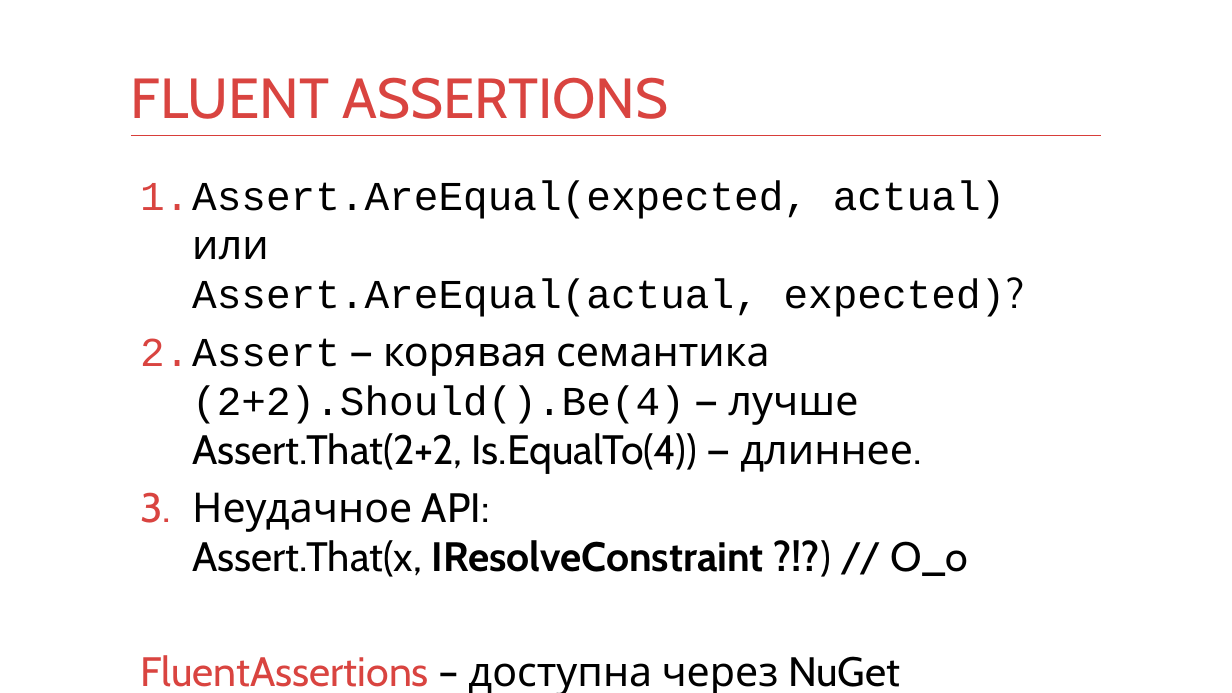
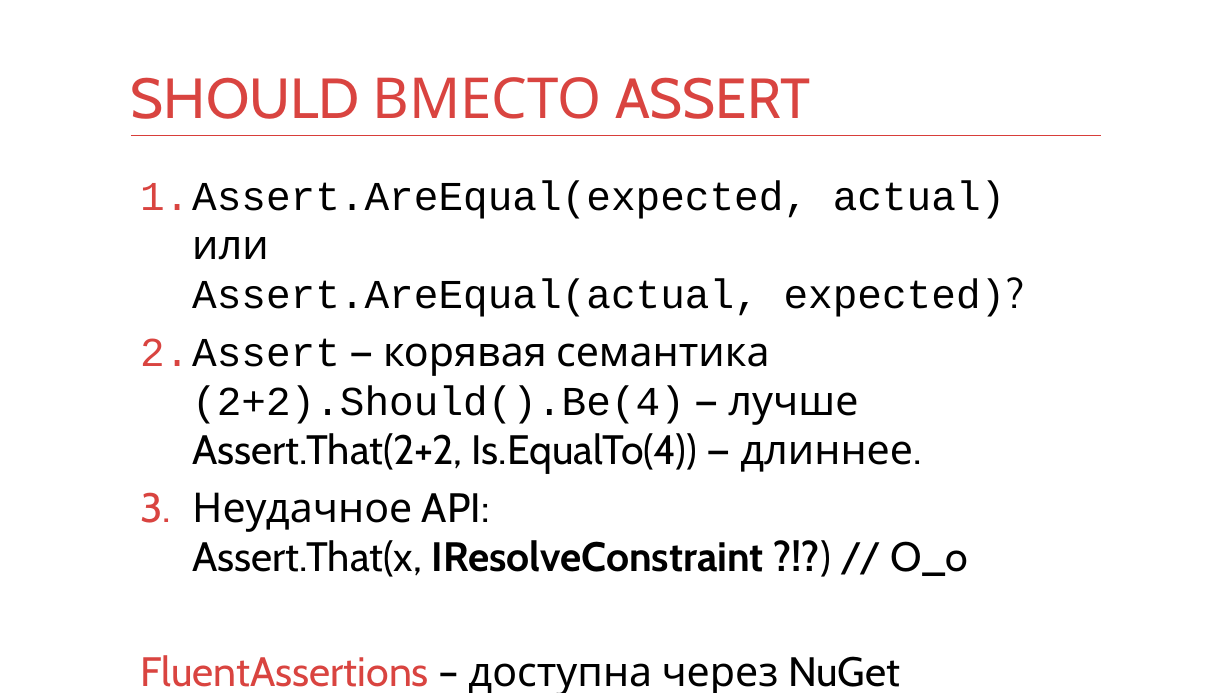
Before and after one commit to kontur-courses/testing, a slide deck: slide 23 of testing.pptx (slide 21 before the commit). Drawn at 1232x693 pixels with LibreOffice and Linux fonts; fonts in the diff are those of the drawing. Boxes give left, top, right and bottom in pixels: in the first picture for what was removed or moved away, otherwise in the second. Text is boxed around its words. In the diff, an @@ line names an element or a change of style, - is before the commit and + after.

```diff
--- a/testing.pptx
+++ b/testing.pptx
@@ title at [131,77,810,119]: text changed @@
-FLUENT ASSERTIONS
+SHOULD ВМЕСТО ASSERT
```
Also in this commit, not shown: 8 other slides changed, 4 slides added, 1 slide removed, 32 other files.
